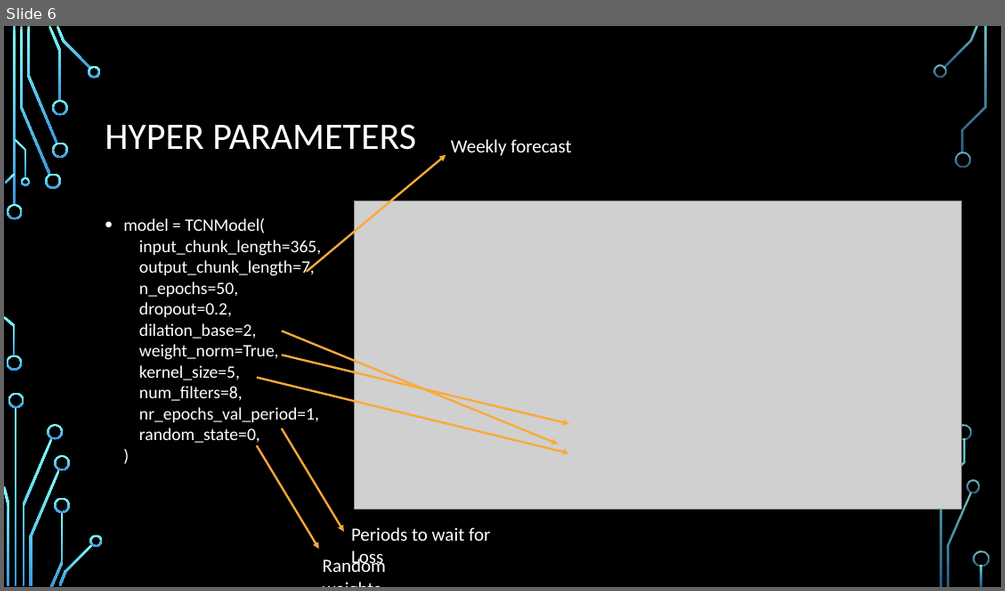
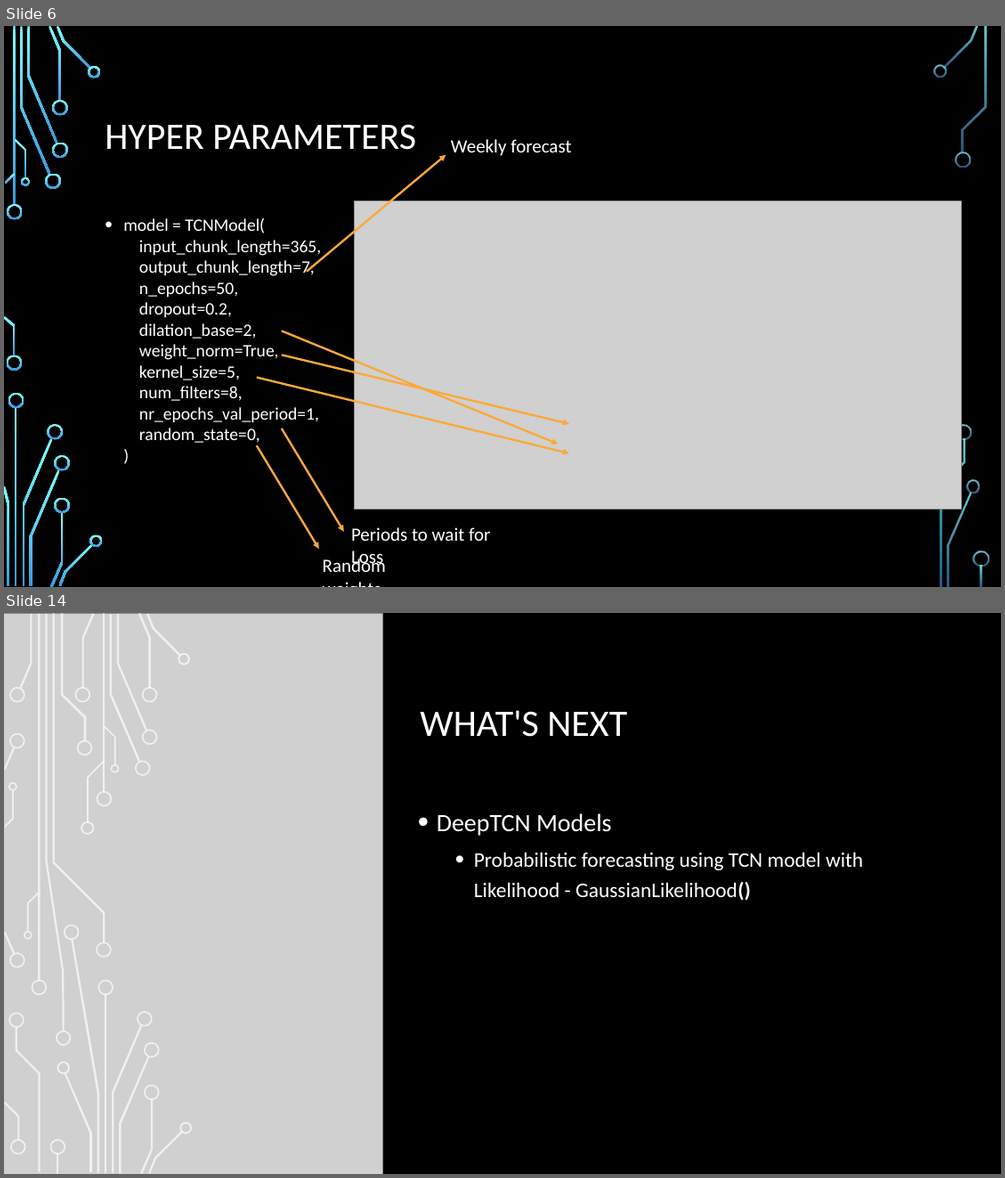
Before and after one commit to shawnmccarthy/temporal, a slide deck: mccarthy-shawn_slides.pptx. Shown one above the other, each under a label of ours: slide 6 before the commit, slides 6 and 14 after it; the slides between them are not shown. The pictures are 1005x591 and 1005x1178 pixels, drawn with LibreOffice and Linux fonts; fonts in the diff are those of the drawing; grey boxes stand for pictures; background and template pictures are left out. Boxes give left, top, right and bottom in pixels: in the first picture for what was removed or moved away, otherwise in the second. Text is boxed around its words. In the diff, an @@ line names an element or a change of style, - is before the commit and + after.

```diff
--- a/mccarthy-shawn_slides.pptx
+++ b/mccarthy-shawn_slides.pptx
@@ slide 14 added at <box>4,613,1001,1174</box>, background picture (left out); not listed: 16 template elements that a slide beside it also shows @@
@@ rectangle added at <box>4,613,1001,1174</box>, fill #000000 @@
@@ picture added at <box>4,613,382,1174</box> @@
@@ title added at <box>420,710,627,737</box>, 36 pt, text #FFFFFF @@
+WHAT'S NEXT
@@ text added at <box>437,813,863,900</box>, 20 pt, text #FFFFFF @@
+• DeepTCN Models
+  • Probabilistic forecasting using TCN model with Likelihood - GaussianLikelihood()
@@ group added at <box>4,613,193,1174</box>: 50 freeform shapes, 4 rectangles @@
```
Also in this commit, not shown: 3 slides changed, 5 other slides added, 4 other files.
